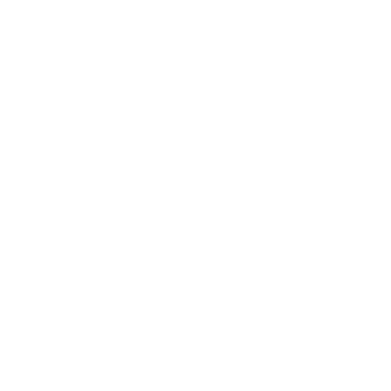
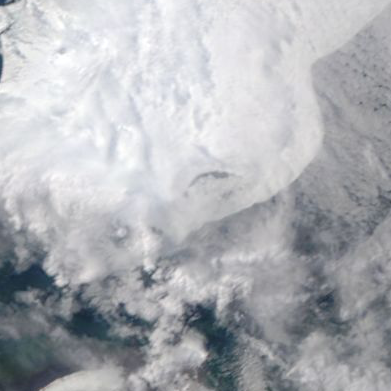
Before/after of a w=391, h=391 layered artwork. What changed in the layer stack:
added layer "179_bering_strait_100km_20160415.terra.truecolor.250m" above "Background" over [0, 0, 391, 391]
